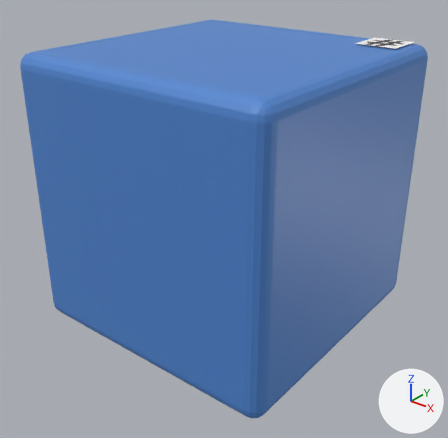
Renders of the COLLADA model View/Blender/Prozess/Subjekt_Hashtag.dae from each side of a commit.
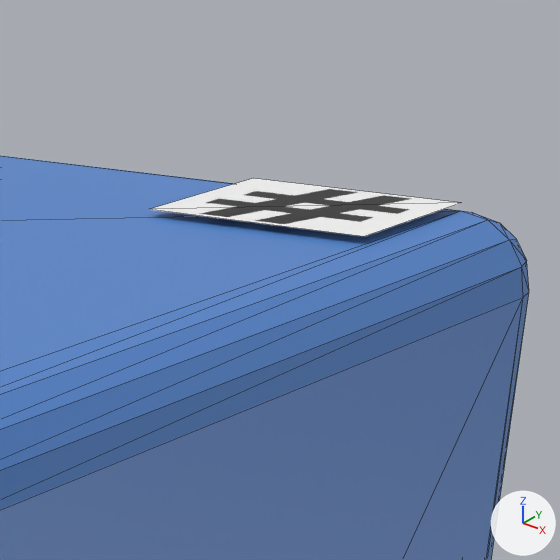
Old and new are each drawn whole from a 50 mm camera at (1.854, -3.19, 1.646) aimed at (-0.715, 0.021, -0.345) and again close up on the part from 73% to 97% of the width and 1% to 25% of the height. The axes (+X, +Y, +Z) are drawn at lower right. The lights are the same throughout. The close-ups show mesh edges as thin lines. Where no turn or scale is listed for an object, it has been applied to the vertices.
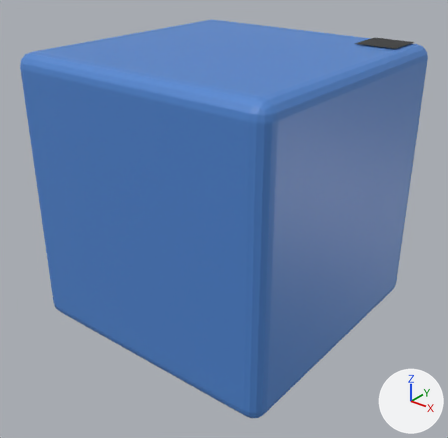
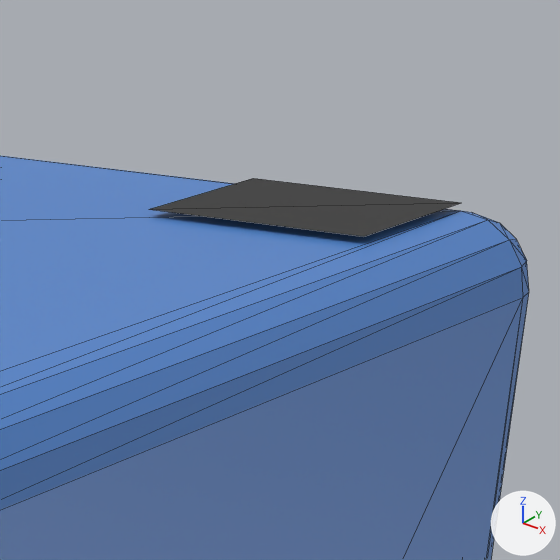
The newer file is also turned or shifted as a whole; pictures and numbers use the older file's frame.

What differs and where, as boxes (x1, y1, x2, y2) in the close-ups (560 x 560 px):
'Plane', surface changed (white to grey): (150, 178, 460, 236) in both

The change, as a diff of the scene's bpy script:
```diff
--- a/View/Blender/Prozess/Subjekt_Hashtag.dae.py
+++ b/View/Blender/Prozess/Subjekt_Hashtag.dae.py
@@ img_hashtag_png @@
+img_hashtag_png = load_image('Hashtag.png', 'Hashtag.png', 600, 600, 'sRGB')
@@ mat_material_001 @@
 mat_material_001 = principled_material('Material_001')
-mat_material_001.texture = img_hashtag_jpeg
+mat_material_001.texture = img_hashtag_png
 mat_material_001.roughness = 0.44
@@ me_plane @@
 me_plane.from_pydata(...)  # 4 vertices, 2 faces; spans x -0.15..0.15, y -0.15..0.15, z 0.0
 # used by ob_plane; location = (0.0, 0.88, 0.88)
+# me_plane part 1: 2 kept faces spanning x -0.15..0.15, y -0.15..0.15, z 0.0 get new texture (UV) coordinates
 me_plane.materials.append(mat_material_001)
```
